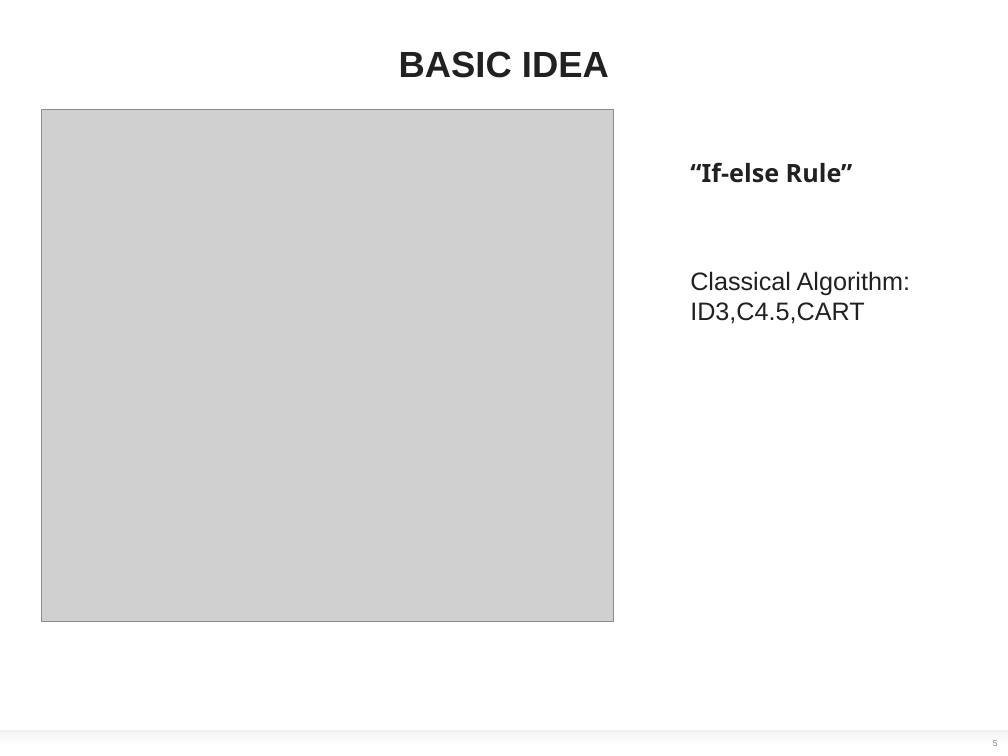
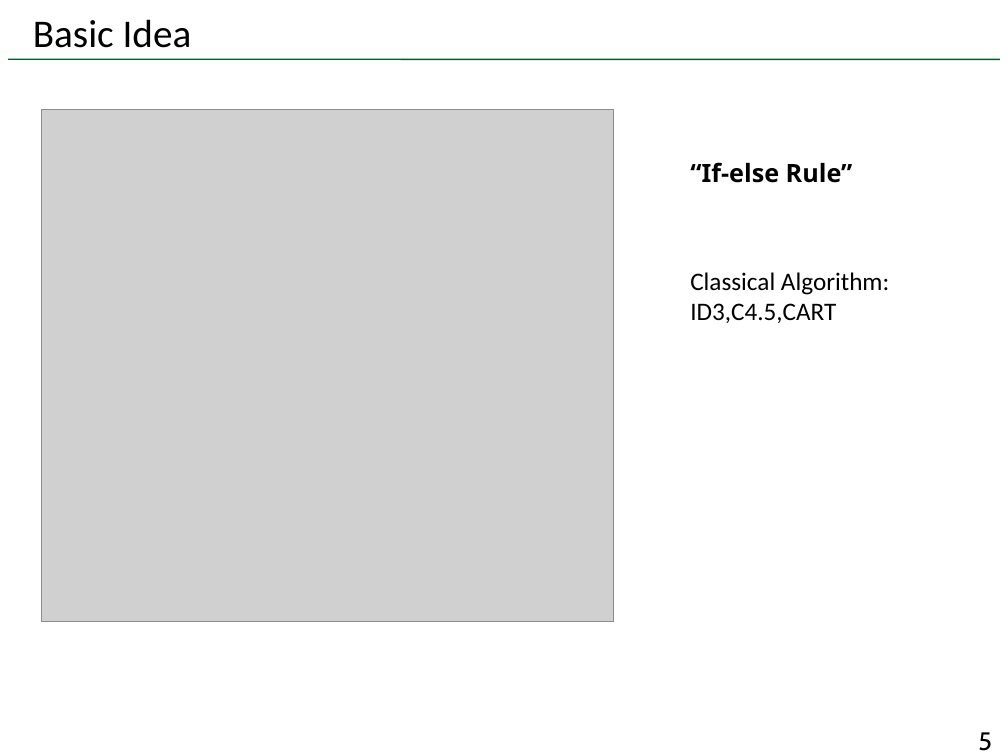
Before and after one commit to benyangyang2/ml_lecture, a slide deck: slide 5 of Lecture 3.pptx. Drawn at 1008x756 pixels with LibreOffice and Linux fonts; fonts in the diff are those of the drawing; grey boxes stand for pictures; background and template pictures are left out. Boxes give left, top, right and bottom in pixels: in the first picture for what was removed or moved away, otherwise in the second. Text is boxed around its words. In the diff, an @@ line names an element or a change of style, - is before the commit and + after.

```diff
--- a/Lecture 3.pptx
+++ b/Lecture 3.pptx
@@ title at <box>33,19,192,48</box>: text changed; size 26 to 28 pt; font Arial to Calibri; text colour #212121 to #000000; bold off @@
-BASIC IDEA
+Basic Idea
@@ title "Basic Idea" at <box>33,19,192,48</box>: vertical alignment top to bottom @@
@@ line added from (8, 59) to (1000, 59), #005C2A 1 pt @@
@@ text "“If-else Rule”" at <box>690,162,853,183</box>: text colour #212121 to #000000 @@
@@ text "Classical Algorithm:" at <box>690,272,889,323</box>: font Arial to Calibri, text colour #212121 to #000000 @@
@@ rectangle removed at <box>0,731,1008,756</box> @@
@@ page number: place and size @@
-page number at <box>993,740,998,746</box>
+page number at <box>978,732,992,751</box>
@@ page number at <box>978,732,992,751</box>: size 6 to 18 pt, font Arial to Cabin, text colour #808080 to #000000; alignment centre to right; more space between paragraphs @@
```
Also in this commit, not shown: 8 other slides changed, 27 slides added, 1 slide removed, 2 other files.
